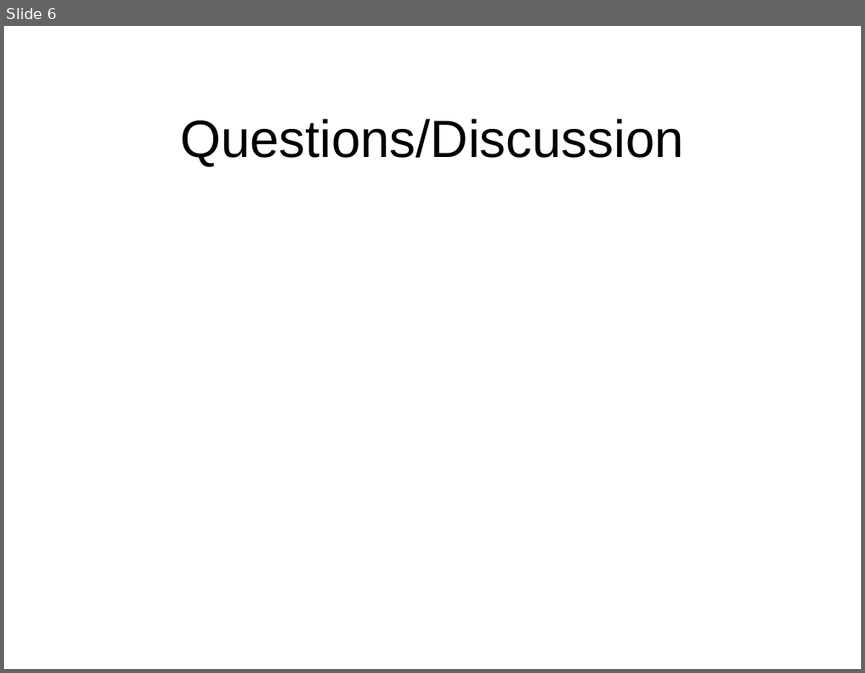
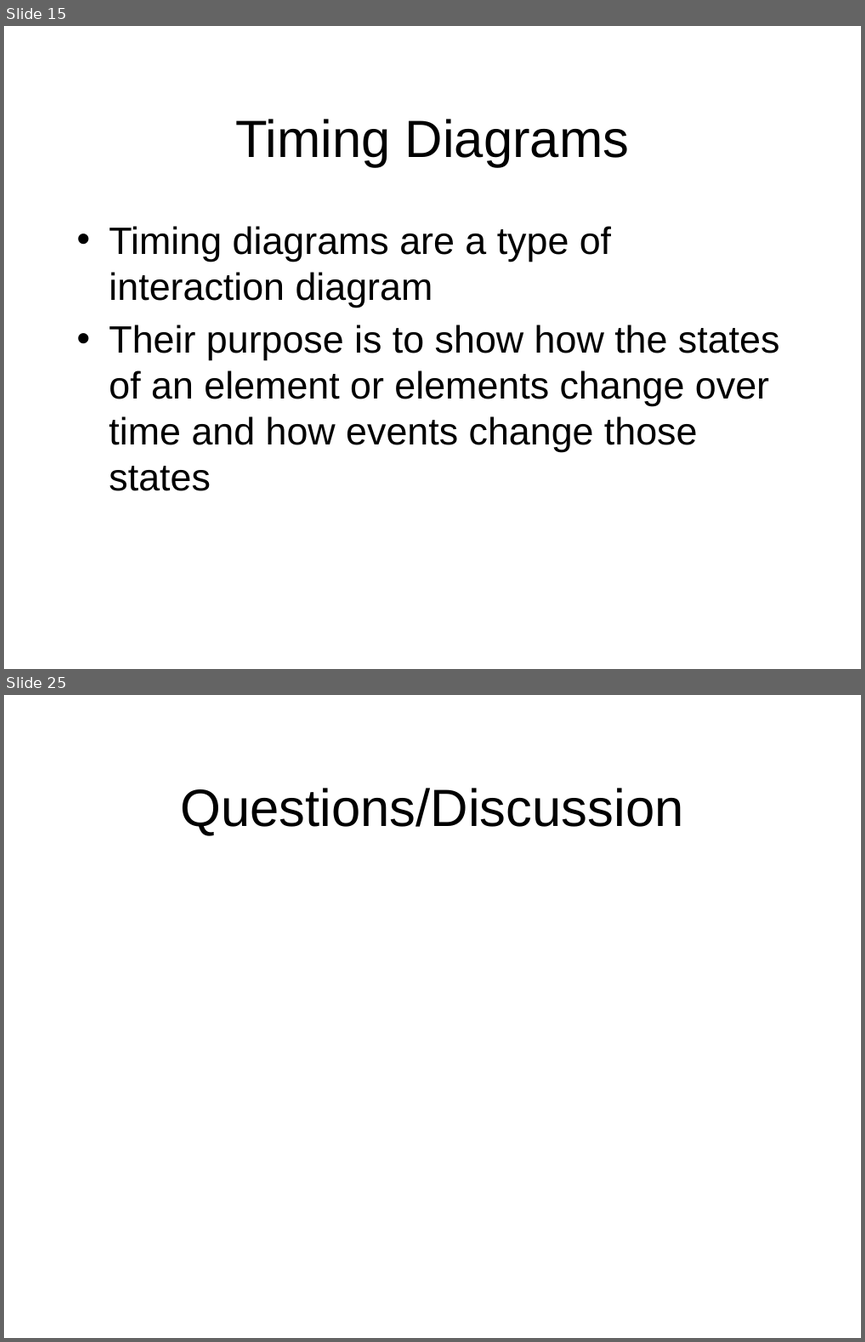
Before and after one commit to octaviordz/zjnu2017.github.io, a slide deck: OOAD/lectures/070--Notation.Part.2.pptx. Shown one above the other, each under a label of ours: slide 6 before the commit, slides 15 and 25 after it; the slides between them are not shown. The pictures are 865x673 and 865x1342 pixels, drawn with LibreOffice and Linux fonts; fonts in the diff are those of the drawing. Boxes give left, top, right and bottom in pixels: in the first picture for what was removed or moved away, otherwise in the second. Text is boxed around its words. In the diff, an @@ line names an element or a change of style, - is before the commit and + after.

```diff
--- a/OOAD/lectures/070--Notation.Part.2.pptx
+++ b/OOAD/lectures/070--Notation.Part.2.pptx
@@ slide 15 added at (x1=4, y1=26, x2=861, y2=669), background #FFFFFF @@
@@ title added at (x1=235, y1=119, x2=629, y2=167), 44 pt, text #000000 @@
+Timing Diagrams
@@ text added at (x1=109, y1=226, x2=779, y2=491), 32 pt, text #000000 @@
+• Timing diagrams are a type of interaction diagram
+• Their purpose is to show how the states of an element or elements change over time and how events change those states
@@ what was slide 6 is now slide 25 @@
```
Also in this commit, not shown: 3 slides changed, 19 other slides added, 1 slide removed, 2 other files.
